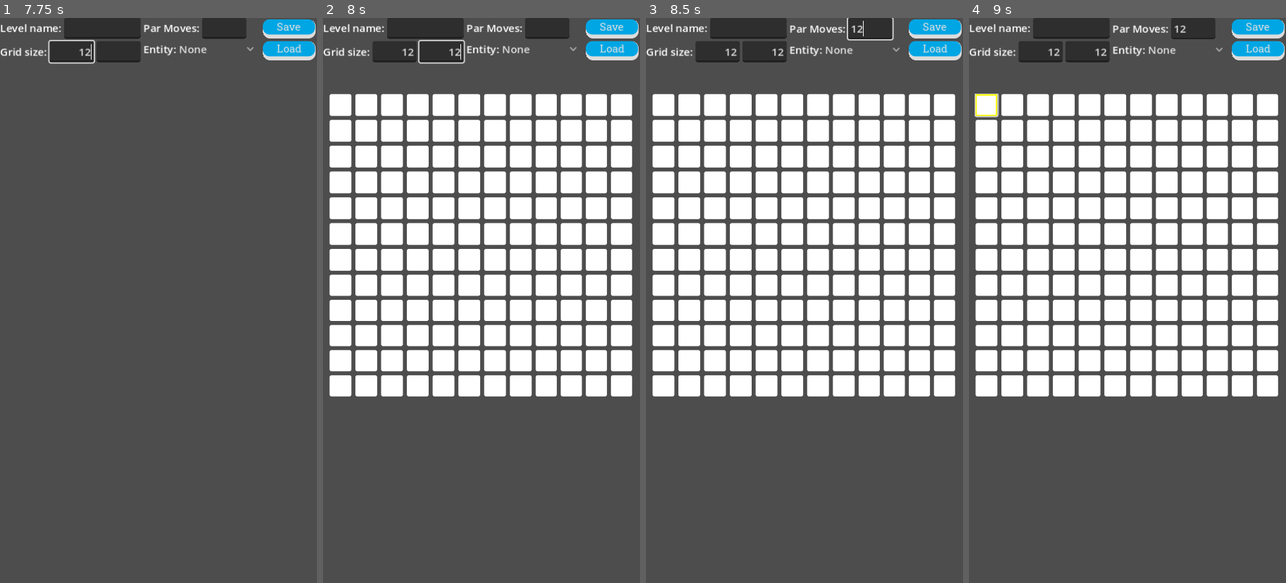
Above: before the commit, frames 1-4 (left to right).
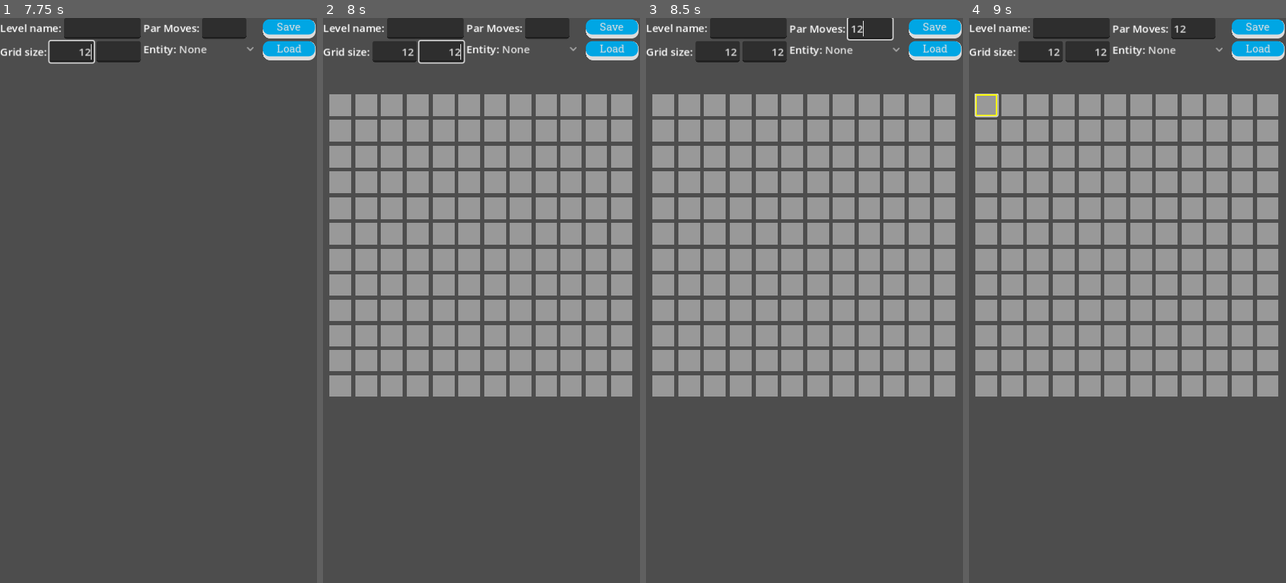
Above: after the commit, the same moments.

Repository: twincannon/GemSlide
Game: Godot game, scene res://scenes/main_menu.tscn
Same seed, same stepped clock (60 frames per second), same inputs: the game is played once before the commit and once after it. Sound files missing from this copy of the repository are replaced by a short silence.
Inputs (mouse positions are in pixels of both pictures, inside the frame that each line leads up to):
- Up to frame 1 (7.75 s): click (82, 260) at 0.5 s; move the mouse to (228, 272) at 1.27 s; hold D (right) 1.28-2 s; click (228, 272) at 1.35 s; click "Okay!" at 2 s; click (269, 566) at 2.75 s; click "Retry" at 3.5 s; move the mouse to (95, 328) at 4.27 s; hold S (down) 4.28-5.03 s; tap U (unlocklevels) at 4.35, 5.85 s; tap Enter at 5 s; move the mouse to (190, 176) at 5.02 s; hold D (right) 5.03-5.78 s; click (190, 176) at 5.1 s; move the mouse to (142, 413) at 5.77 s; hold W (up) 5.78-6.53 s; tap Space at 6.5 s; move the mouse to (253, 385) at 6.52 s; hold A (left) 6.53-7.25 s; click (253, 385) at 6.6 s; tap L (leveleditor) at 7.15 s; click (101, 29) at 7.27 s; type "Alex" at 7.35 s; click (72, 51) at 7.5 s; type "12" at 7.58 s; click (117, 51) at 7.73 s
- Up to frame 2 (8 s): type "12" at 7.82 s
- Up to frame 3 (8.5 s): click (871, 29) at 8.02 s; type "12" at 8.1 s
- Up to frame 4 (9 s): click (988, 102) at 8.77 s

Frame 1 is identical in both runs. In frame 2, 38% of the frame differs, in the area x 2-98%, y 13-67%; in frame 3, 38%; in frame 4, 38%.

Commit message:
more level editor work and tweaks

Diff:
--- a/scenes/level_editor/entity_icon.tscn
+++ b/scenes/level_editor/entity_icon.tscn
@@ -3,14 +3,14 @@
 [ext_resource type="Script" path="res://scripts/level_editor/entity_icon_base.gd" id="1_d7uun"]
 [ext_resource type="Theme" uid="uid://cd8lu1oo7v8qh" path="res://assets/art/ui/themes/level_editor_theme.tres" id="2_iky42"]
 
-[sub_resource type="StyleBoxFlat" id="StyleBoxFlat_abgha"]
+[sub_resource type="StyleBoxFlat" id="StyleBoxFlat_5fxx0"]
 bg_color = Color(1, 1, 1, 1)
 corner_radius_top_left = 3
 corner_radius_top_right = 3
 corner_radius_bottom_right = 3
 corner_radius_bottom_left = 3
 
-[node name="EntityButton" type="MarginContainer"]
+[node name="EntityButton" type="MarginContainer" node_paths=PackedStringArray("entity_icon")]
 custom_minimum_size = Vector2(10, 10)
 offset_right = 50.0
 offset_bottom = 50.0
@@ -21,10 +21,16 @@
 theme_override_constants/margin_right = 1
 theme_override_constants/margin_bottom = 1
 script = ExtResource("1_d7uun")
+entity_icon = NodePath("PanelContainer/EntityIcon")
 
 [node name="PanelContainer" type="PanelContainer" parent="."]
 layout_mode = 2
-theme_override_styles/panel = SubResource("StyleBoxFlat_abgha")
+theme_override_styles/panel = SubResource("StyleBoxFlat_5fxx0")
+
+[node name="EntityIcon" type="TextureRect" parent="PanelContainer"]
+unique_name_in_owner = true
+layout_mode = 2
+expand_mode = 1
 
 [node name="Button" type="Button" parent="PanelContainer"]
 layout_mode = 2
--- a/scenes/levels/world1/level01-05b.tscn
+++ b/scenes/levels/world1/level01-05b.tscn
@@ -4,14 +4,15 @@
 [ext_resource type="PackedScene" uid="uid://bw4yuccbyd47i" path="res://scenes/level_editor/entity_icon.tscn" id="2_aowv8"]
 
 [node name="level01-01" type="GridContainer"]
+offset_right = 355.0
+offset_bottom = 352.0
 columns = 4
 script = ExtResource("1_dh3on")
 par_moves = 14
-dev_best = 12
+dev_best = 11
 
 [node name="EntityButton" parent="." instance=ExtResource("2_aowv8")]
 layout_mode = 2
-entity_text = ""
 
 [node name="EntityButton2" parent="." instance=ExtResource("2_aowv8")]
 layout_mode = 2
@@ -22,7 +23,7 @@
 [node name="EntityButton3" parent="." instance=ExtResource("2_aowv8")]
 layout_mode = 2
 entity_type = 7
-entity_text = "g"
+entity_text = "b"
 entity_color = Color(0.411765, 0.411765, 0.411765, 1)
 
 [node name="EntityButton4" parent="." instance=ExtResource("2_aowv8")]
@@ -33,35 +34,30 @@
 
 [node name="EntityButton5" parent="." instance=ExtResource("2_aowv8")]
 layout_mode = 2
-entity_text = ""
 
 [node name="EntityButton6" parent="." instance=ExtResource("2_aowv8")]
 layout_mode = 2
-entity_text = ""
 
 [node name="EntityButton7" parent="." instance=ExtResource("2_aowv8")]
 layout_mode = 2
 entity_type = 7
-entity_text = "g"
+entity_text = "b"
 entity_color = Color(0.411765, 0.411765, 0.411765, 1)
 
 [node name="EntityButton8" parent="." instance=ExtResource("2_aowv8")]
 layout_mode = 2
 entity_type = 7
-entity_text = "g"
+entity_text = "b"
 entity_color = Color(0.411765, 0.411765, 0.411765, 1)
 
 [node name="EntityButton9" parent="." instance=ExtResource("2_aowv8")]
 layout_mode = 2
-entity_text = ""
 
 [node name="EntityButton10" parent="." instance=ExtResource("2_aowv8")]
 layout_mode = 2
-entity_text = ""
 
 [node name="EntityButton11" parent="." instance=ExtResource("2_aowv8")]
 layout_mode = 2
-entity_text = ""
 
 [node name="EntityButton12" parent="." instance=ExtResource("2_aowv8")]
 layout_mode = 2
@@ -77,12 +73,9 @@
 
 [node name="EntityButton14" parent="." instance=ExtResource("2_aowv8")]
 layout_mode = 2
-entity_text = ""
 
 [node name="EntityButton15" parent="." instance=ExtResource("2_aowv8")]
 layout_mode = 2
-entity_text = ""
 
 [node name="EntityButton16" parent="." instance=ExtResource("2_aowv8")]
 layout_mode = 2
-entity_text = ""
--- a/scripts/game.gd
+++ b/scripts/game.gd
@@ -306,20 +306,20 @@
 			if goal.is_goal_filled() == false:
 				all_goals_filled = false
 			match goal.get_node("ColorComponent").color:
-				Color.RED:
+				Globals.COLOR_RED:
 					goal_dict["Red"] += 1
-				Color.GREEN:
+				Globals.COLOR_GREEN:
 					goal_dict["Green"] += 1
-				Color.BLUE:
+				Globals.COLOR_BLUE:
 					goal_dict["Blue"] += 1
 		var gem = e as Gem
 		if gem:
 			match gem.get_node("ColorComponent").color:
-				Color.RED:
+				Globals.COLOR_RED:
 					gem_dict["Red"] += 1
-				Color.GREEN:
+				Globals.COLOR_GREEN:
 					gem_dict["Green"] += 1
-				Color.BLUE:
+				Globals.COLOR_BLUE:
 					gem_dict["Blue"] += 1
 
 	var can_win = gem_dict["Red"] >= goal_dict["Red"] and gem_dict["Green"] >= goal_dict["Green"] and gem_dict["Blue"] >= goal_dict["Blue"]
--- a/scripts/globals.gd
+++ b/scripts/globals.gd
@@ -11,19 +11,27 @@
 
 enum EntityType {
 	None = 0,
-	GemRed,
-	GemGreen,
-	GemBlue,
+	BallRed,
+	BallGreen,
+	BallBlue,
 	GoalRed,
 	GoalGreen,
 	GoalBlue,
-	GemBlack,
+	BallBlack,
 	TileBlocker,
 	IceSlick,
 	SandTrap,
 	WaterHazard,
 	Teleporter
 }
+
+#var COLOR_RED := Color.ORANGE
+#var COLOR_GREEN := Color.CYAN
+#var COLOR_BLUE := Color.DARK_VIOLET
+# TODO: Make color picker for these colors in options
+var COLOR_RED := Color.RED
+var COLOR_GREEN := Color.GREEN
+var COLOR_BLUE := Color.BLUE
 
 var current_world_data : WorldData = load("res://data/worlds/world01.tres")
 
--- a/scripts/level_editor/entity_icon_base.gd
+++ b/scripts/level_editor/entity_icon_base.gd
@@ -11,12 +11,22 @@
 var water_hazard_scene = preload("res://scenes/entities/water_hazard.tscn")
 var teleporter_scene = preload("res://scenes/entities/teleporter.tscn")
 
+var icon_ball = preload("res://assets/art/golfball.png")
+var icon_goal = preload("res://assets/art/goal.png")
+var icon_ice = preload("res://assets/art/ice_slick.png")
+var icon_sand = preload("res://assets/art/sandtrap.png")
+var icon_tele = preload("res://assets/art/teleporter.png")
+var icon_tree = preload("res://assets/art/tree.png")
+var icon_water = preload("res://assets/art/waterhazard.png")
+
 @export var entity_type:Globals.EntityType : set = set_entity_type
 @export var entity_text:String : set = set_entity_text
 @export var entity_color:Color = Color(1,1,1) : set = set_entity_color
 
 @onready var entity_label = %EntityLabel
 @onready var button = $PanelContainer/Button
+@export_category("Defaults")
+@export var entity_icon:TextureRect
 
 var panel_style = StyleBoxFlat.new()
 
@@ -35,59 +45,76 @@
 
 func set_entity_type(new_entity_type):
 	entity_type = new_entity_type
+	if !entity_icon:
+		return
+	entity_color = Color.WHITE
 	match new_entity_type:
-		Globals.EntityType.GemRed:
-			entity_text = "g"
-			entity_color = Color.RED
-		Globals.EntityType.GemGreen:
-			entity_text = "g"
+		Globals.EntityType.BallRed:
+			entity_text = "b"
+			entity_color = Color.RED # Keeping these RGB as I rely on the values below
+			entity_icon.texture = icon_ball
+		Globals.EntityType.BallGreen:
+			entity_text = "b"
 			entity_color = Color.GREEN
-		Globals.EntityType.GemBlue:
-			entity_text = "g"
+			entity_icon.texture = icon_ball
+		Globals.EntityType.BallBlue:
+			entity_text = "b"
 			entity_color = Color.BLUE
+			entity_icon.texture = icon_ball
 		Globals.EntityType.GoalRed:
 			entity_text = "goal"
 			entity_color = Color.RED
+			entity_icon.texture = icon_goal
 		Globals.EntityType.GoalGreen:
 			entity_text = "goal"
 			entity_color = Color.GREEN
+			entity_icon.texture = icon_goal
 		Globals.EntityType.GoalBlue:
 			entity_text = "goal"
 			entity_color = Color.BLUE
-		Globals.EntityType.GemBlack:
-			entity_text = "g"
+			entity_icon.texture = icon_goal
+		Globals.EntityType.BallBlack:
+			entity_text = "b"
 			entity_color = Color.DIM_GRAY
+			entity_icon.texture = icon_ball
 		Globals.EntityType.TileBlocker:
 			entity_text = "#"
-			entity_color = Color.BLACK
+			#entity_color = Color.BLACK
+			entity_icon.texture = icon_tree
 		Globals.EntityType.IceSlick:
 			entity_text = "ice"
-			entity_color = Color.AQUA
+			#entity_color = Color.AQUA
+			entity_icon.texture = icon_ice
 		Globals.EntityType.SandTrap:
 			entity_text = "sand"
-			entity_color = Color.BURLYWOOD
+			#entity_color = Color.BURLYWOOD
+			entity_icon.texture = icon_sand
 		Globals.EntityType.WaterHazard:
 			entity_text = "water"
-			entity_color = Color.NAVY_BLUE
+			#entity_color = Color.NAVY_BLUE
+			entity_icon.texture = icon_water
 		Globals.EntityType.Teleporter:
 			entity_text = "tele"
-			entity_color = Color.BLUE_VIOLET
+			#entity_color = Color.BLUE_VIOLET
+			entity_icon.texture = icon_tele
 		_:
 			entity_text = ""
 			entity_color = Color.WHITE
+			entity_icon.texture = null
+	entity_icon.modulate = entity_color
 	update_ui()
 
 func update_ui():
 	if entity_label:
 		entity_label.text = entity_text
-	panel_style.bg_color = entity_color
-	if is_gem():
-		panel_style.set_corner_radius_all(500)
-	else:
-		panel_style.set_corner_radius_all(3)
+	#panel_style.bg_color = entity_color
+#	if is_gem():
+#		panel_style.set_corner_radius_all(500)
+#	else:
+#		panel_style.set_corner_radius_all(3)
 
 func is_gem():
-	return entity_text.to_lower() == "g" or entity_text.to_lower() == "gem"
+	return entity_text.to_lower() == "g" or entity_text.to_lower() == "gem" or entity_text.to_lower() == "b"
 func is_goal():
 	return entity_text.to_lower() == "goal"
 func is_ice_slick():
@@ -131,10 +158,10 @@
 			var color_comp := entity.get_node("ColorComponent") as ColorComponent
 			if color_comp:
 				if is_red():
-					color_comp.set_color(Color.RED)
+					color_comp.set_color(Globals.COLOR_RED)
 				elif is_green():
-					color_comp.set_color(Color.GREEN)
+					color_comp.set_color(Globals.COLOR_GREEN)
 				elif is_blue():
-					color_comp.set_color(Color.BLUE)
+					color_comp.set_color(Globals.COLOR_BLUE)
 
 	return entity
--- a/scripts/level_editor/level_editor.gd
+++ b/scripts/level_editor/level_editor.gd
@@ -18,14 +18,14 @@
 		option_button.add_item(key)
 
 func _on_cols_text_changed(_new_text):
-	if int(_new_text) > 20:
-		colstext.text = str(20)
+	if int(_new_text) > GRID_MAX_SIZE:
+		colstext.text = str(GRID_MAX_SIZE)
 	generate_new_grid()
 	update_grid_scale()
 
 func _on_rows_text_changed(_new_text):
-	if int(_new_text) > 20:
-		rowstext.text = str(20)
+	if int(_new_text) > GRID_MAX_SIZE:
+		rowstext.text = str(GRID_MAX_SIZE)
 	generate_new_grid()
 	update_grid_scale()
 
@@ -33,6 +33,15 @@
 	var cols = float(colstext.text)
 	var rows = float(rowstext.text)
 	if cols > 0 and rows > 0:
+		if cols == rows:
+			$AspectRatioContainer.scale = Vector2(1, 1)
+		elif cols > rows:
+			$AspectRatioContainer.scale.y = rows / cols
+			$AspectRatioContainer.scale.x = 1.0
+		else:
+			$AspectRatioContainer.scale.y = 1.0
+			$AspectRatioContainer.scale.x = cols / rows
+
 #		if cols == rows:
 #			$AspectRatioContainer.size = Vector2(460, 460)
 #		elif cols > rows:
@@ -42,15 +51,6 @@
 #			$AspectRatioContainer.size.y = 460
 #			$AspectRatioContainer.size.x = (cols / rows) * 460
 #		print($AspectRatioContainer.size)
-		if cols == rows:
-			$AspectRatioContainer.scale = Vector2(1, 1)
-		elif cols > rows:
-			$AspectRatioContainer.scale.y = rows / cols
-			$AspectRatioContainer.scale.x = 1.0
-		else:
-			$AspectRatioContainer.scale.y = 1.0
-			$AspectRatioContainer.scale.x = cols / rows
-		print($AspectRatioContainer.scale)
 
 func generate_new_grid():
 	var cols = min(int(colstext.text), GRID_MAX_SIZE)
